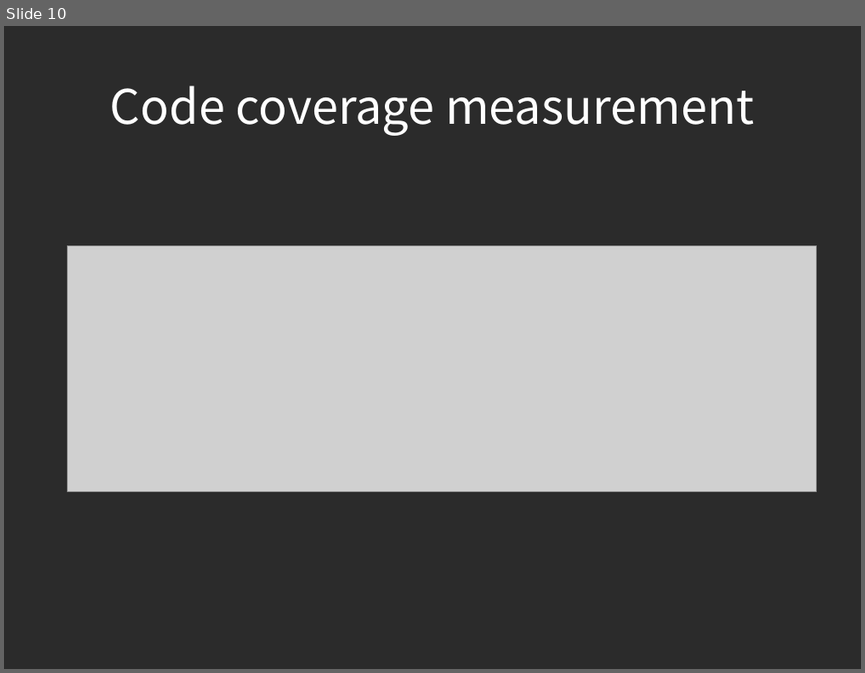
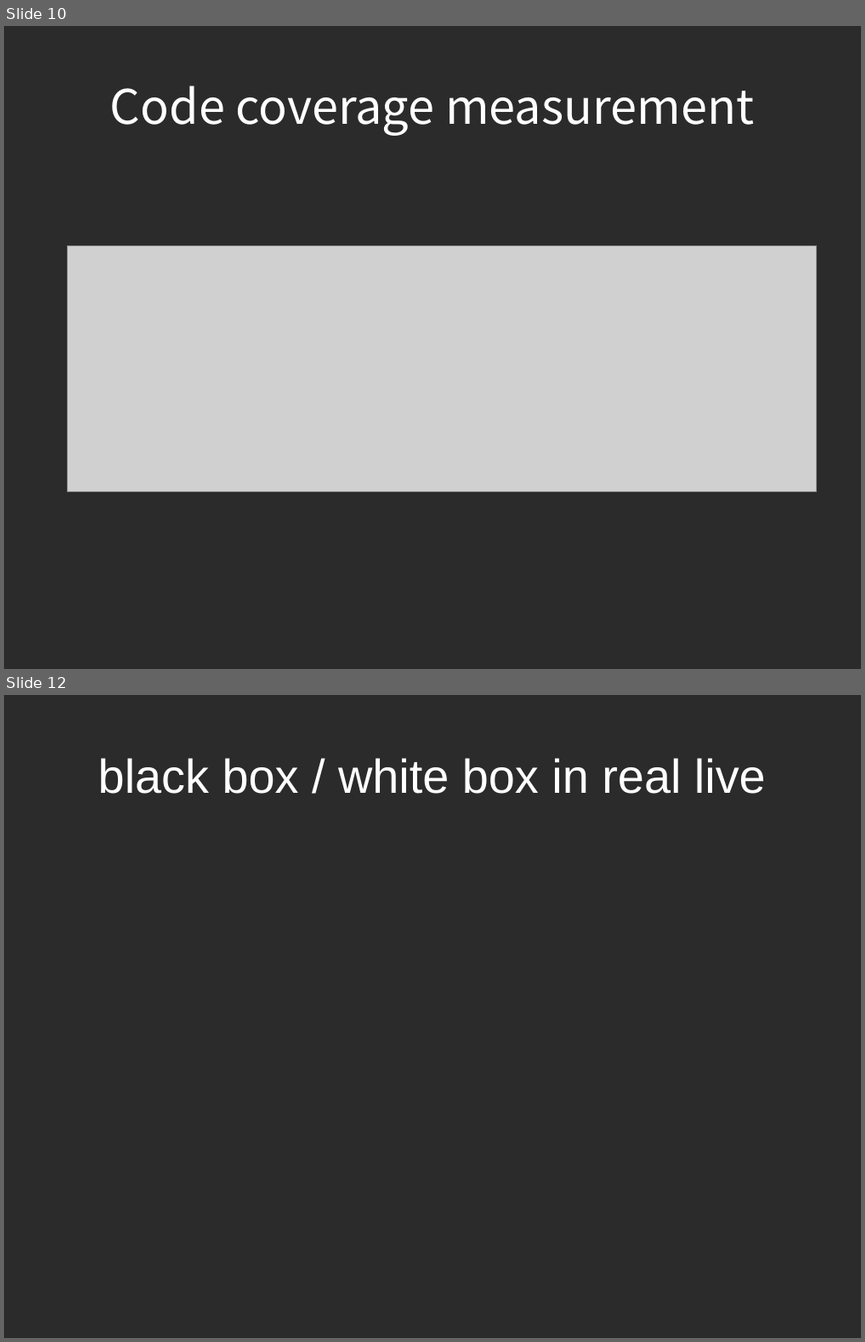
Before and after one commit to piotrek24061988/AutomaticTesting, a slide deck: module1/doc/AutomatedTesting.odp. Shown one above the other, each under a label of ours: slide 10 before the commit, slides 10 and 12 after it; the slides between them are not shown. The pictures are 865x673 and 865x1342 pixels, drawn with LibreOffice and Linux fonts; fonts in the diff are those of the drawing; grey boxes stand for pictures; background and template pictures are left out; a plain dark background stands for a picture behind light text. Boxes give left, top, right and bottom in pixels: in the first picture for what was removed or moved away, otherwise in the second. Text is boxed around its words. In the diff, an @@ line names an element or a change of style, - is before the commit and + after.

```diff
--- a/module1/doc/AutomatedTesting.odp
+++ b/module1/doc/AutomatedTesting.odp
@@ slide 12 added at (4, 695, 861, 1338), background picture (left out) @@
@@ title added at (98, 758, 766, 794), 44 pt, text #FFFFFF @@
+black box / white box in real live
```
Also in this commit, not shown: 4 slides changed, 1 other slide added.
